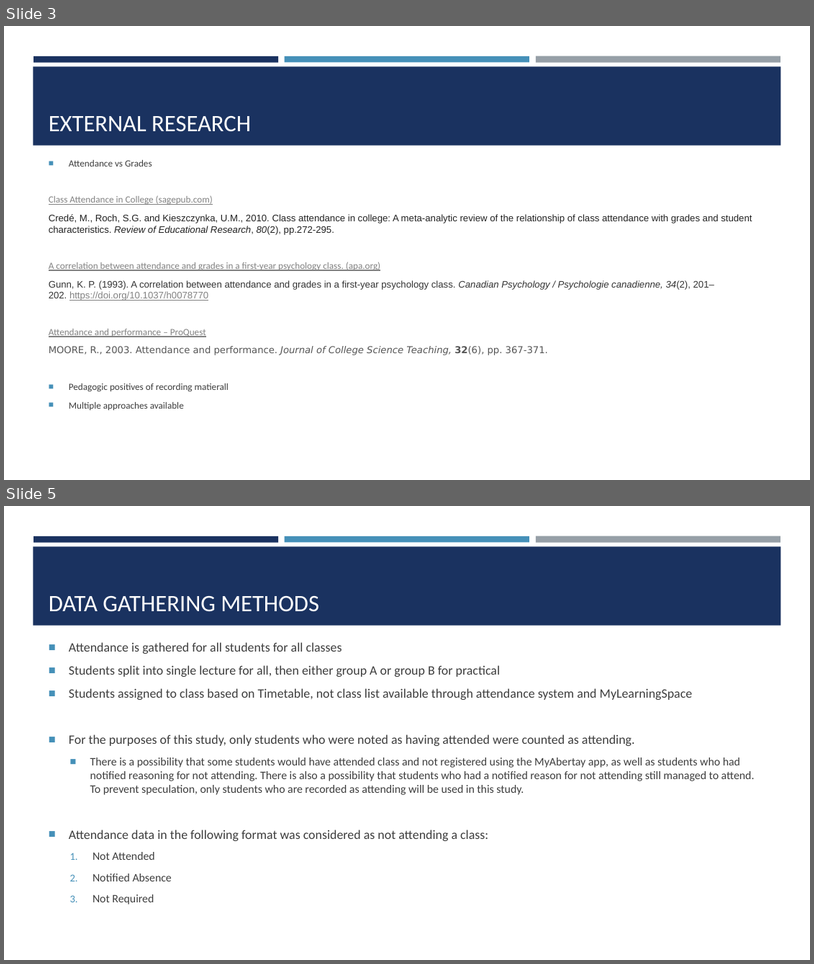
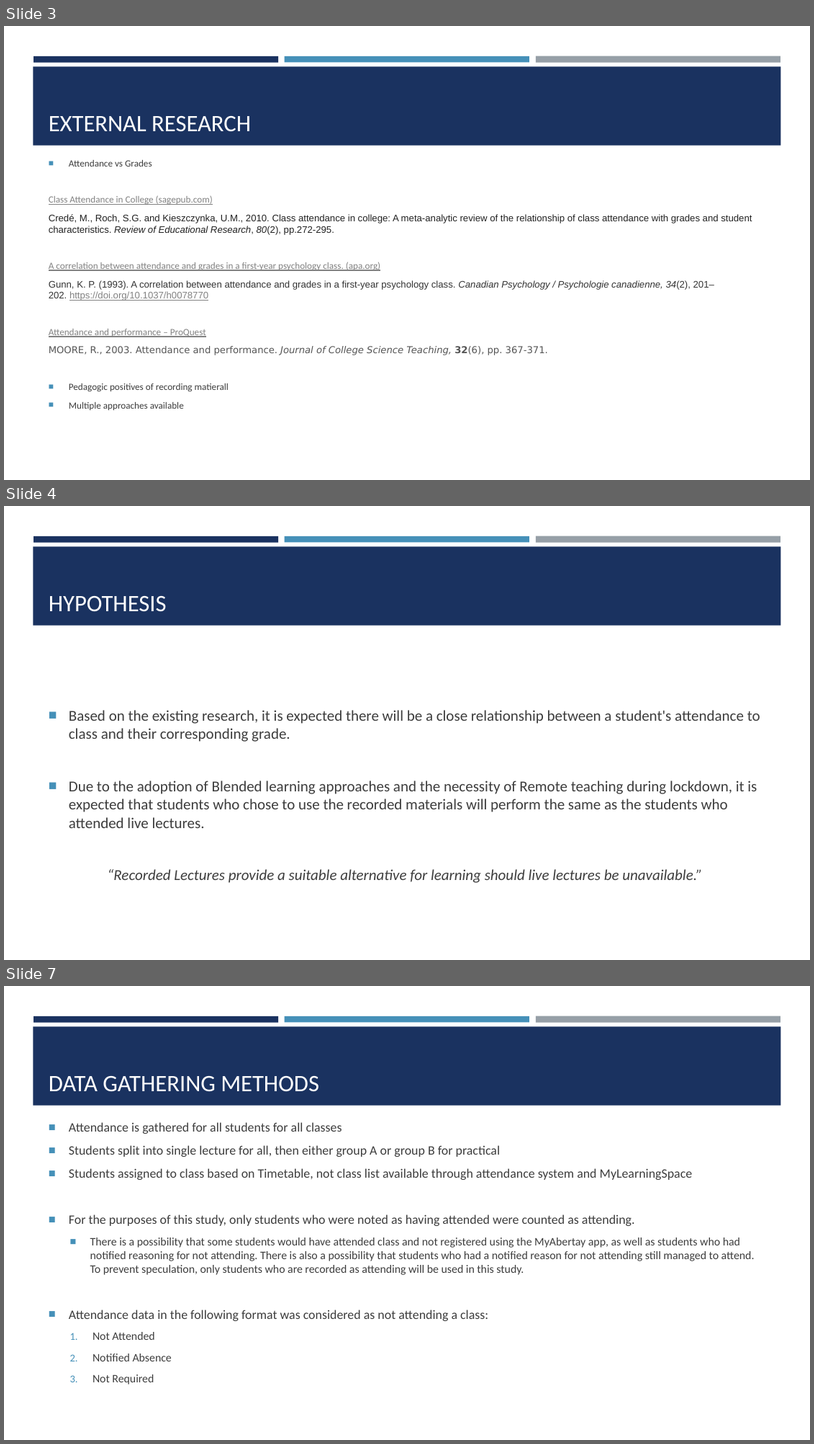
Before and after one commit to ChrisAcornleyPhD/CAP512Data, a slide deck: scripts/CAP512.pptx. Shown one above the other, each under a label of ours: slides 3 and 5 before the commit, slides 3, 4 and 7 after it; the slides between them are not shown. The pictures are 814x964 and 814x1444 pixels, drawn with LibreOffice and Linux fonts; fonts in the diff are those of the drawing. Boxes give left, top, right and bottom in pixels: in the first picture for what was removed or moved away, otherwise in the second. Text is boxed around its words. In the diff, an @@ line names an element or a change of style, - is before the commit and + after.

```diff
--- a/scripts/CAP512.pptx
+++ b/scripts/CAP512.pptx
@@ slide 4 added at box(4, 506, 810, 960), background #FFFFFF; not listed: 4 template elements that a slide beside it also shows @@
@@ title added at box(49, 595, 167, 612), 28 pt, text #FFFFFF @@
+HYPOTHESIS
@@ text added at box(69, 710, 761, 883), 18 pt, text #3D3D3D @@
+■ Based on the existing research, it is expected there will be a close relationship between a student's attendance to class and their corresponding grade.
+■ Due to the adoption of Blended learning approaches and the necessity of Remote teaching during lockdown, it is expected that students who chose to use the recorded materials will perform the same as the students who attended live lectures.
+“Recorded Lectures provide a suitable alternative for learning should live lectures be unavailable.”
@@ what was slide 5 is now slide 7 @@
```
Also in this commit, not shown: 1 slide changed, 1 other slide added.
